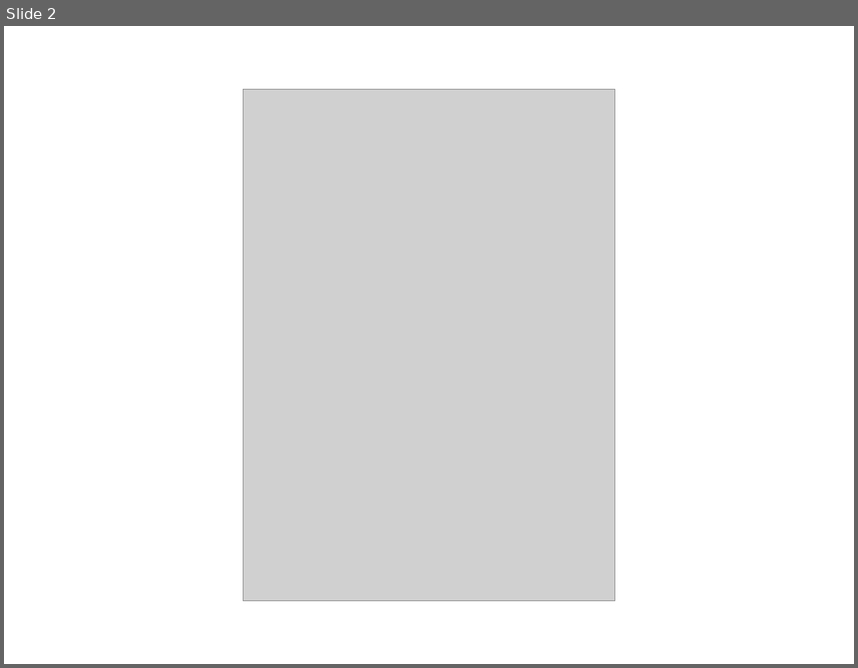
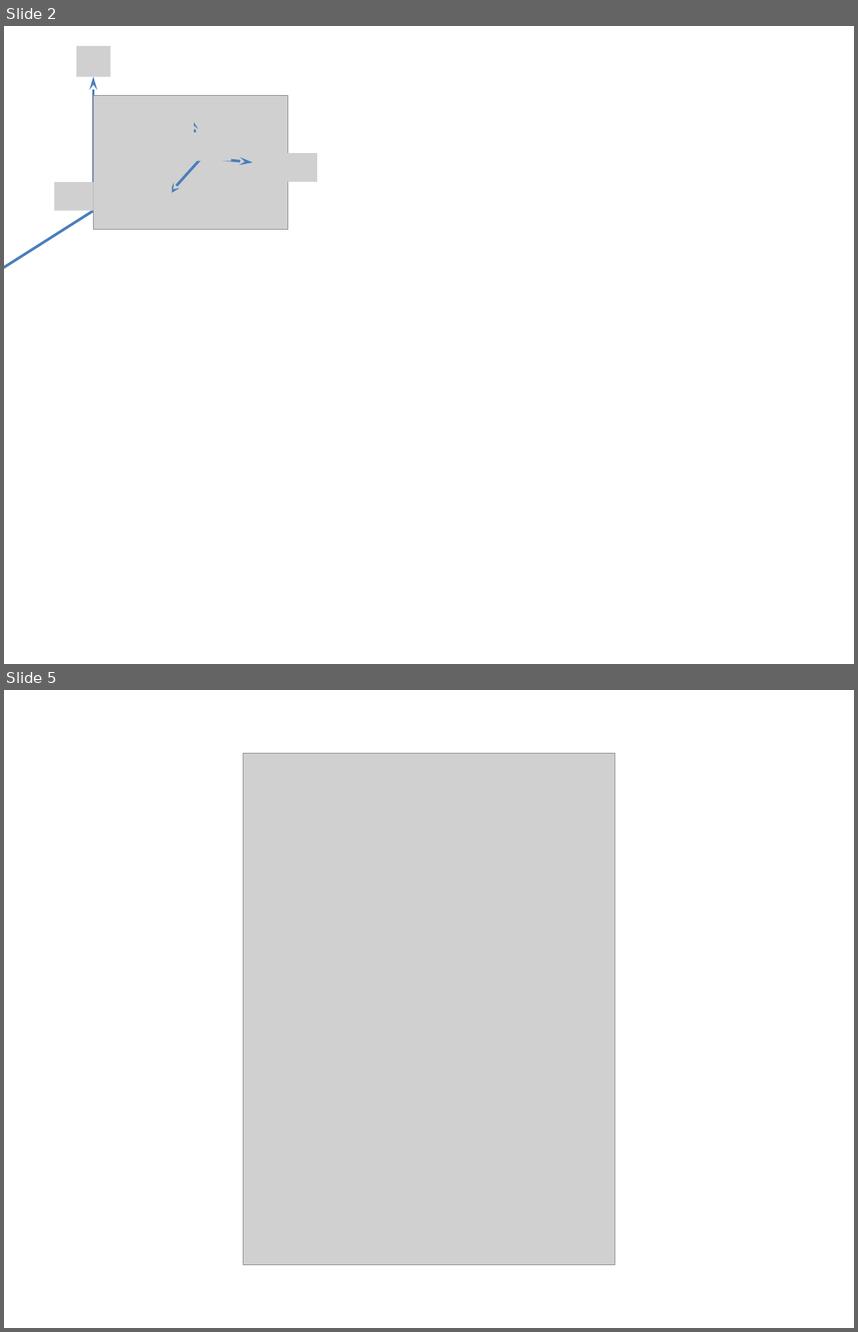
Before and after one commit to xpessoles/CI_03_EtudeCinematique, a slide deck: 05_CinematiqueDuSolide/Cours/png/Figure.pptx. Shown one above the other, each under a label of ours: slide 2 before the commit, slides 2 and 5 after it; the slides between them are not shown. The pictures are 858x668 and 858x1332 pixels, drawn with LibreOffice and Linux fonts; fonts in the diff are those of the drawing; grey boxes stand for pictures; background and template pictures are left out. Boxes give left, top, right and bottom in pixels: in the first picture for what was removed or moved away, otherwise in the second. Text is boxed around its words. In the diff, an @@ line names an element or a change of style, - is before the commit and + after.

```diff
--- a/05_CinematiqueDuSolide/Cours/png/Figure.pptx
+++ b/05_CinematiqueDuSolide/Cours/png/Figure.pptx
@@ slide 2 added at [4, 26, 854, 664], background #FFFFFF @@
@@ picture added at [76, 47, 110, 77] @@
@@ arrow added from (93, 210) to (93, 77), #4B7EBC 2.25 pt @@
@@ picture added at [93, 96, 288, 229] @@
@@ picture added at [161, 102, 194, 132] @@
@@ arrow added from (202, 158) to (191, 117), #4B7EBC 2.25 pt @@
@@ picture added at [192, 132, 231, 161] @@
@@ picture added at [252, 147, 286, 177] @@
@@ arrow added from (202, 158) to (168, 195), #4B7EBC 2.25 pt @@
@@ arrow added from (202, 158) to (253, 162), #4B7EBC 2.25 pt @@
@@ picture added at [286, 154, 317, 183] @@
@@ picture added at [54, 181, 93, 210] @@
@@ picture added at [135, 176, 172, 208] @@
@@ arrow added from (93, 210) to (4, 278), #4B7EBC 2.25 pt @@
@@ arrow added from (93, 210) to (228, 210), #4B7EBC 2.25 pt @@
@@ what was slide 2 is now slide 5 @@
```
Also in this commit, not shown: 1 slide changed, 2 other slides added, 10 other files.
